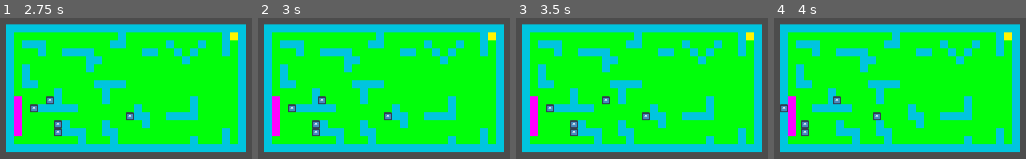
Above: before the commit, frames 1-4 (left to right).
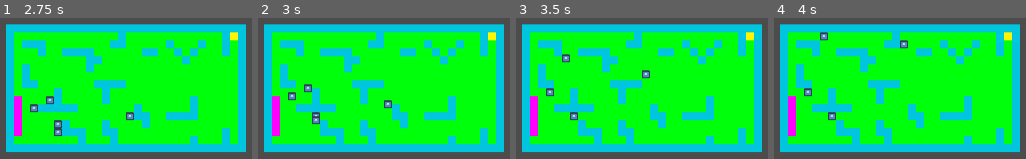
Above: after the commit, the same moments.

Repository: vmjcv/sunset
Game: Godot game, scene res://scene/level/level_manager.tscn
Same seed, same stepped clock (60 frames per second), same inputs: the game is played once before the commit and once after it. This scene is started directly instead of the project's main scene. The engine's default icon, where the game draws it, is replaced by a stand-in: a white triangle on a blue panel in a dark square.
Inputs (mouse positions are in pixels of both pictures, inside the frame that each line leads up to):
- Up to frame 1 (2.75 s): tap Enter at 0.5 s; move the mouse to (outside the picture) at 0.52 s; hold Right (ui_right) 0.53-1.28 s; hold 1 0.53-1.28 s; click (outside the picture) at 0.67 s; move the mouse to (outside the picture) at 1.27 s; hold Down (ui_down) 1.28-2.03 s; tap 2 at 1.35 s; move the mouse to (outside the picture) at 2.02 s; hold Right (ui_right) from 2.03 s (still down); hold 1 from 2.03 s (still down)
- Up to frame 2 (3 s): tap Space at 2.75 s; move the mouse to (outside the picture) at 2.77 s; release Right (ui_right) at 2.78 s; release 1 at 2.78 s; hold Up (ui_up) from 2.78 s (still down); tap 2 at 2.85 s; click (outside the picture) at 2.92 s
- Up to frame 3 (3.5 s): keep holding Up (ui_up)
- Up to frame 4 (4 s): move the mouse to (outside the picture) at 3.52 s; release Up (ui_up) at 3.53 s; hold Left (ui_left) from 3.53 s (still down); hold 1 from 3.53 s (still down)

Frame 1 is identical in both runs. In frame 2, 1.7% of the frame differs, in the area x 11-54%, y 46-84%; in frame 3, 1.7%, in the area x 11-54%, y 25-84%; in frame 4, 1.7%.

Commit message:
修复bug

Diff:
--- a/game/scene/level/ant.tscn
+++ b/game/scene/level/ant.tscn
@@ -21,5 +21,4 @@
 }
 
 [node name="icon" type="Sprite" parent="Ant"]
-
 texture = ExtResource( 2 )
--- a/game/scene/splash/splash_screen.tscn
+++ b/game/scene/splash/splash_screen.tscn
@@ -688,10 +688,10 @@
 }
 
 [node name="Panel" type="Panel" parent="."]
-margin_left = 640.0
-margin_top = 360.0
-margin_right = 640.0
-margin_bottom = 360.0
+margin_left = 960.0
+margin_top = 540.0
+margin_right = 960.0
+margin_bottom = 540.0
 
 [node name="GamejamLogo" type="AnimatedSprite" parent="Panel"]
 visible = false
@@ -710,10 +710,10 @@
 }
 
 [node name="Panel2" type="Panel" parent="."]
-margin_left = 640.0
-margin_top = 360.0
-margin_right = 640.0
-margin_bottom = 360.0
+margin_left = 960.0
+margin_top = 540.0
+margin_right = 960.0
+margin_bottom = 540.0
 
 [node name="GodotPolygons" type="Node2D" parent="Panel2"]
 material = SubResource( 47 )
@@ -766,10 +766,10 @@
 texture = ExtResource( 1 )
 
 [node name="Panel3" type="Panel" parent="."]
-margin_left = 640.0
-margin_top = 360.0
-margin_right = 640.0
-margin_bottom = 360.0
+margin_left = 960.0
+margin_top = 540.0
+margin_right = 960.0
+margin_bottom = 540.0
 
 [node name="Skeleton" type="Skeleton2D" parent="Panel3"]
 visible = false
--- a/game/script/level/level_manager.gd
+++ b/game/script/level/level_manager.gd
@@ -62,12 +62,12 @@
 		var curX = mapIndex.x
 		var curY = mapIndex.y - 1
 		if check_block_type(curX, curY, 5):
-			return
+			continue
 		var Offset = 0
 		while not check_block_type(curX, curY, 5) :
 			curY = curY - 1
 			Offset = Offset + 1
-		ant.set_map_index(curX, curY)
+		ant.set_map_index(curX, curY+1)
 		ant.set_move_status(true)
 		ant.set_move_info(0, -8)
 		ant.set_move_times(Offset*8)
@@ -78,12 +78,12 @@
 		var curX = mapIndex.x - 1
 		var curY = mapIndex.y
 		if check_block_type(curX, curY, 5):
-			return
+			continue
 		var Offset = 0
 		while not check_block_type(curX, curY, 5) :
 			curX = curX - 1
 			Offset = Offset + 1
-		ant.set_map_index(curX, curY)
+		ant.set_map_index(curX+1, curY)
 		ant.set_move_status(true)
 		ant.set_move_info(-8, 0)
 		ant.set_move_times(Offset*8)
@@ -94,12 +94,12 @@
 		var curX = mapIndex.x + 1
 		var curY = mapIndex.y
 		if check_block_type(curX, curY, 5):
-			return
+			continue
 		var Offset = 0
 		while not check_block_type(curX, curY, 5) :
 			curX = curX + 1
 			Offset = Offset + 1
-		ant.set_map_index(curX, curY)
+		ant.set_map_index(curX-1, curY)
 		ant.set_move_status(true)
 		ant.set_move_info(+8, 0)
 		ant.set_move_times(Offset*8)
@@ -110,12 +110,12 @@
 		var curX = mapIndex.x
 		var curY = mapIndex.y + 1
 		if check_block_type(curX, curY, 5):
-			return
+			continue
 		var Offset = 0
 		while not check_block_type(curX, curY, 5) :
 			curY = curY + 1
 			Offset = Offset + 1
-		ant.set_map_index(curX, curY)
+		ant.set_map_index(curX, curY-1)
 		ant.set_move_status(true)
 		ant.set_move_info(0, 8)
 		ant.set_move_times(Offset*8)
Not shown: 5 places in game/scene/level/level_manager.tscn that only renumber resources
